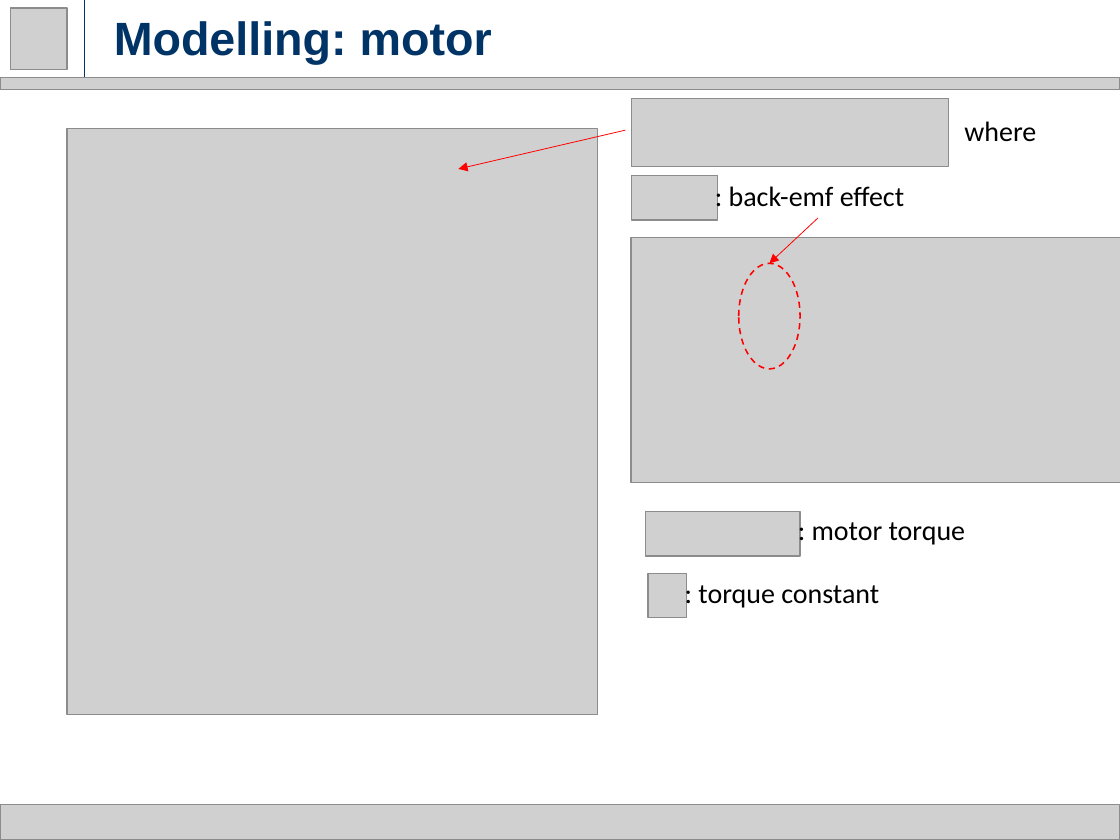
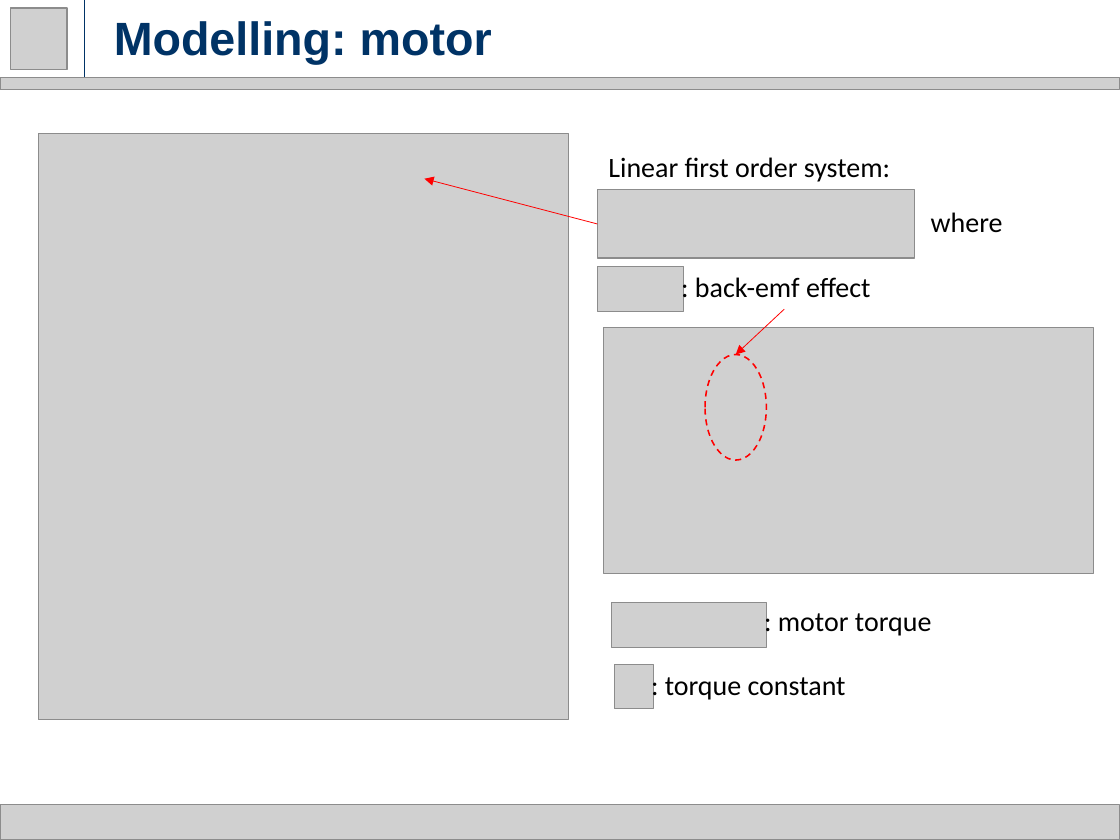
Before and after one commit to rssalessio/Control-Linear-Vibrations, a slide deck: slide 6 of finalPresentation/Part 1/Part1.pptx. Drawn at 1120x840 pixels with LibreOffice and Linux fonts; fonts in the diff are those of the drawing; grey boxes stand for pictures. Boxes give left, top, right and bottom in pixels: in the first picture for what was removed or moved away, otherwise in the second. Text is boxed around its words. In the diff, an @@ line names an element or a change of style, - is before the commit and + after.

```diff
--- a/finalPresentation/Part 1/Part1.pptx
+++ b/finalPresentation/Part 1/Part1.pptx
@@ picture removed at [631,99,948,167] @@
@@ picture: place and size @@
-picture at [67,129,597,715]
+picture at [38,133,568,719]
@@ arrow moved from (625, 130) - (458, 169) to (597, 224) - (424, 179) @@
@@ text added at [608,157,890,182], 18 pt, text #000000 @@
+Linear first order system:
@@ picture removed at [631,175,717,220] @@
@@ picture added at [597,190,914,259] @@
@@ picture added at [597,267,683,311] @@
@@ picture: place and size @@
-picture at [631,237,1120,484]
+picture at [604,327,1094,573]
@@ 4 texts, 1 ellipse, 1 arrow: place and size @@
-4 texts, 1 ellipse, 1 arrow at [698,121,1036,608]
+4 texts, 1 ellipse, 1 arrow at [665,212,1003,700]
@@ picture removed at [645,511,800,556] @@
@@ picture removed at [648,573,688,618] @@
@@ picture added at [612,603,766,647] @@
@@ picture added at [614,664,653,709] @@
```
Also in this commit, not shown: 7 other slides changed.
